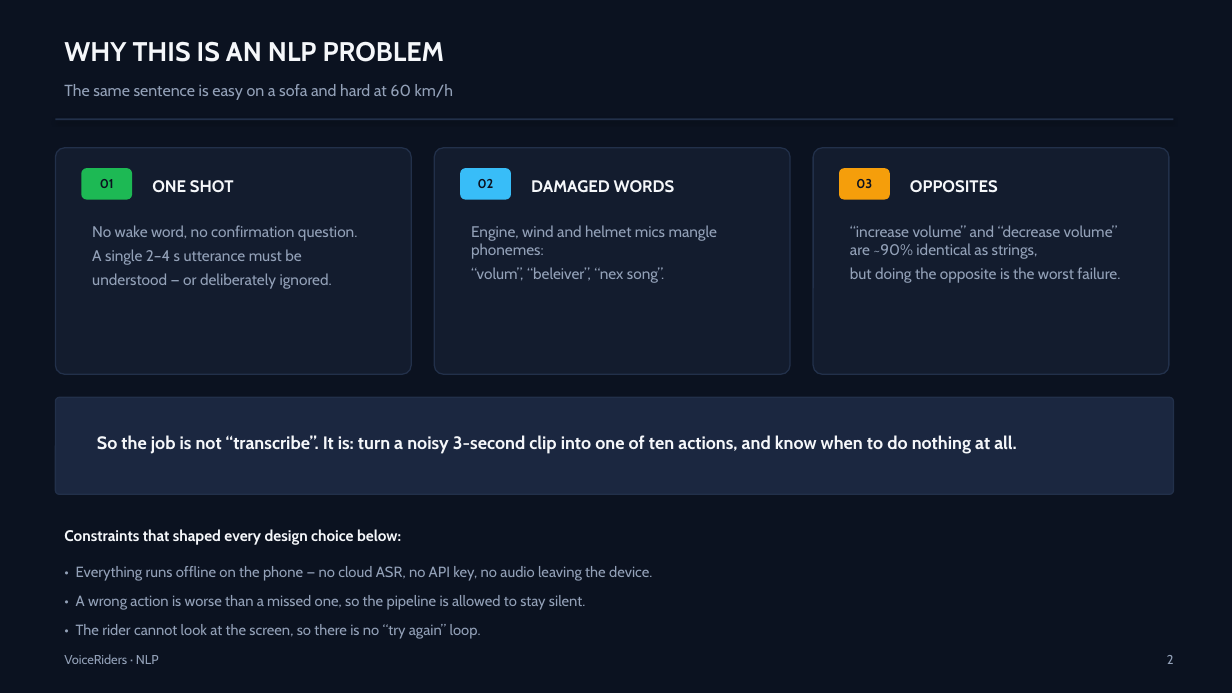
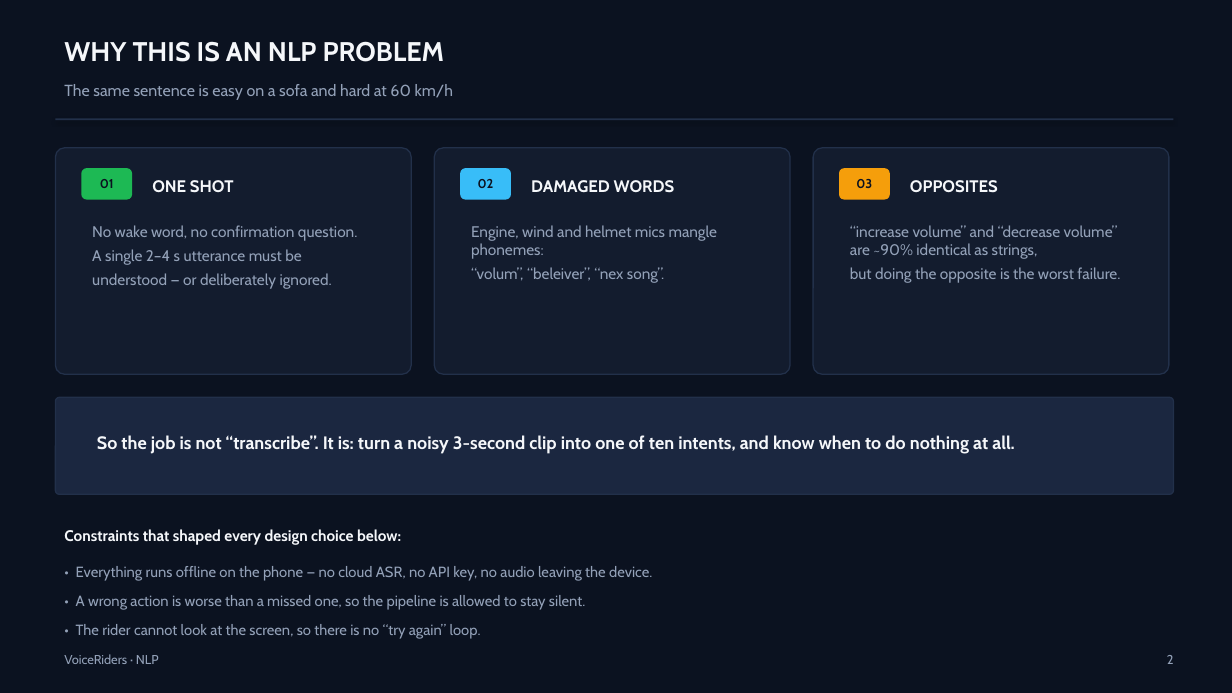
Before and after one commit to ishaanduddi/VoiceRide, a slide deck: slide 2 of presentation/VoiceRiders-NLP-Presentation.pptx. Drawn at 1232x693 pixels with LibreOffice and Linux fonts; fonts in the diff are those of the drawing. Boxes give left, top, right and bottom in pixels: in the first picture for what was removed or moved away, otherwise in the second. Text is boxed around its words. In the diff, an @@ line names an element or a change of style, - is before the commit and + after.

```diff
--- a/presentation/VoiceRiders-NLP-Presentation.pptx
+++ b/presentation/VoiceRiders-NLP-Presentation.pptx
@@ text at bbox=[97, 435, 1015, 454]: text changed @@
-So the job is not “transcribe”. It is: turn a noisy 3-second clip into one of ten actions, and know when to do nothing at all.
+So the job is not “transcribe”. It is: turn a noisy 3-second clip into one of ten intents, and know when to do nothing at all.
```
Also in this commit, not shown: 3 other slides changed, 3 other files.
